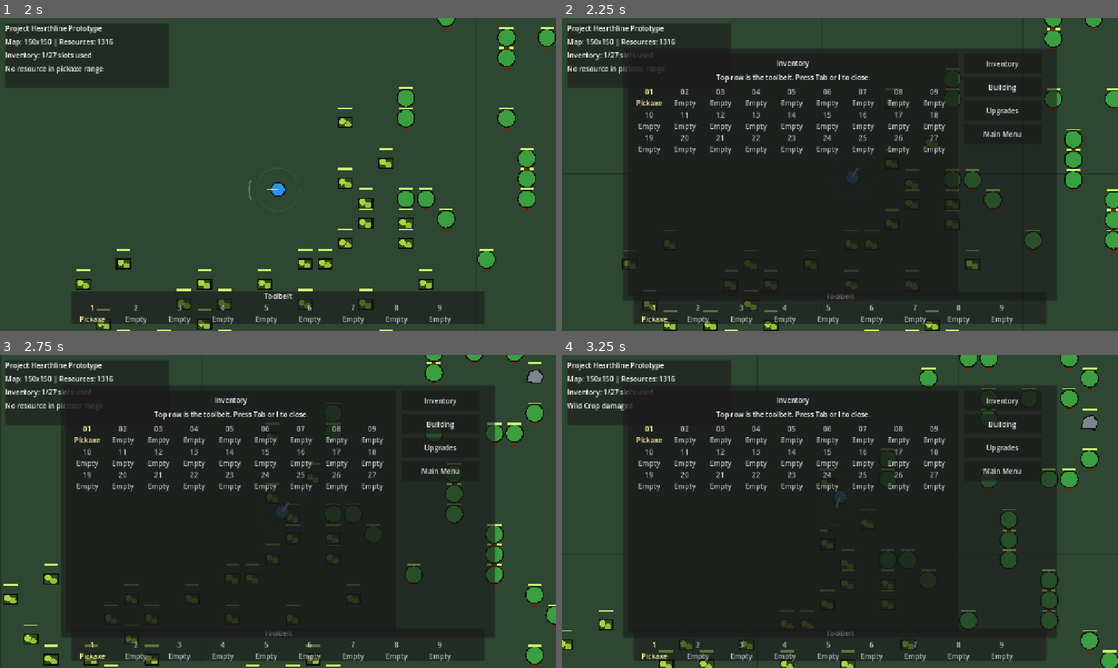
Above: before the commit, frames 1-4 (two rows, left to right).
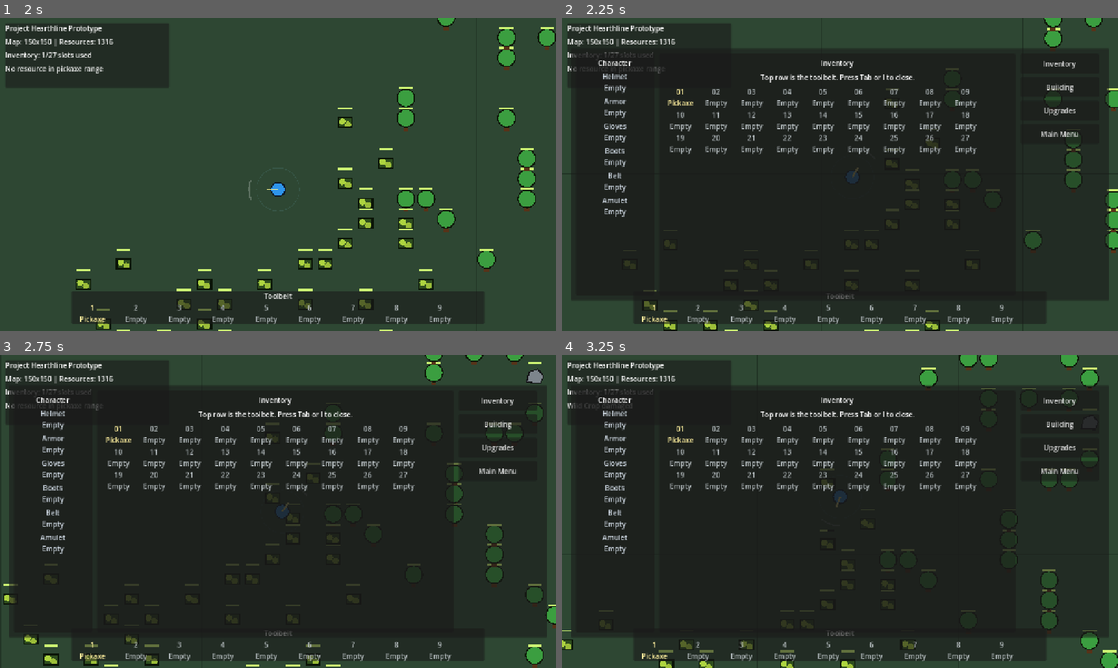
Above: after the commit, the same moments.

Repository: ProninNikita/game-idk
Game: Godot game, scene res://scenes/main/main.tscn
Two runs of this game, one before a commit and one after it. Both use one fixed random seed, a clock stepped at 60 frames per second and the inputs below.
Inputs (mouse positions are in pixels of both pictures, inside the frame that each line leads up to):
- Up to frame 1 (2 s): tap Enter at 0.5 s; move the mouse to (400, 158) at 0.52 s; hold D (move_right) 0.53-1.28 s; click (400, 158) at 0.6 s; move the mouse to (166, 190) at 1.27 s; hold S (move_down) from 1.28 s (still down); tap E (interact) at 1.35 s
- Up to frame 2 (2.25 s): move the mouse to (895, 105) at 2.02 s; release S (move_down) at 2.03 s; hold D (move_right) from 2.03 s (still down); tap I at 2.1 s
- Up to frame 3 (2.75 s): keep holding D (move_right)
- Up to frame 4 (3.25 s): move the mouse to (812, 574) at 2.77 s; release D (move_right) at 2.78 s; hold W (move_up) from 2.78 s (still down); click (812, 574) at 2.85 s

Frame 1 is identical in both runs. In frame 2, 17% of the frame differs, in the area x 1-99%, y 10-90%; in frame 3, 17%; in frame 4, 18%, in the area x 1-99%, y 9-91%.

Commit message:
Add building slots and equipment panel

Diff:
--- /dev/null
+++ b/scenes/buildings/forge.tscn
@@ -0,0 +1,14 @@
+[gd_scene load_steps=3 format=3]
+
+[ext_resource type="Script" path="res://scripts/buildings/building_instance.gd" id="1"]
+
+[sub_resource type="RectangleShape2D" id="RectangleShape2D_forge"]
+size = Vector2(64, 64)
+
+[node name="Forge" type="StaticBody2D"]
+collision_layer = 1
+collision_mask = 1
+script = ExtResource("1")
+
+[node name="CollisionShape2D" type="CollisionShape2D" parent="."]
+shape = SubResource("RectangleShape2D_forge")
--- /dev/null
+++ b/scenes/buildings/workbench.tscn
@@ -0,0 +1,14 @@
+[gd_scene load_steps=3 format=3]
+
+[ext_resource type="Script" path="res://scripts/buildings/building_instance.gd" id="1"]
+
+[sub_resource type="RectangleShape2D" id="RectangleShape2D_workbench"]
+size = Vector2(64, 64)
+
+[node name="Workbench" type="StaticBody2D"]
+collision_layer = 1
+collision_mask = 1
+script = ExtResource("1")
+
+[node name="CollisionShape2D" type="CollisionShape2D" parent="."]
+shape = SubResource("RectangleShape2D_workbench")
--- a/scripts/buildings/building_instance.gd
+++ b/scripts/buildings/building_instance.gd
@@ -59,3 +59,12 @@
 		draw_circle(Vector2.ZERO, 12.0, Color(0.95, 0.42, 0.16))
 		draw_circle(Vector2.ZERO, 7.0, Color(1.0, 0.78, 0.25))
 		draw_line(Vector2(-18.0, -18.0), Vector2(18.0, -18.0), Color(0.10, 0.09, 0.08), 3.0)
+	elif building_id == &"forge":
+		draw_rect(Rect2(Vector2(-18.0, -8.0), Vector2(36.0, 16.0)), Color(0.12, 0.12, 0.14), true)
+		draw_rect(Rect2(Vector2(-12.0, -16.0), Vector2(24.0, 8.0)), Color(0.70, 0.72, 0.76), true)
+		draw_circle(Vector2(0.0, 10.0), 6.0, Color(0.96, 0.48, 0.18))
+	elif building_id == &"workbench":
+		draw_rect(Rect2(Vector2(-22.0, -10.0), Vector2(44.0, 18.0)), Color(0.42, 0.24, 0.12), true)
+		draw_line(Vector2(-16.0, 10.0), Vector2(-16.0, 22.0), Color(0.16, 0.09, 0.04), 3.0)
+		draw_line(Vector2(16.0, 10.0), Vector2(16.0, 22.0), Color(0.16, 0.09, 0.04), 3.0)
+		draw_circle(Vector2(12.0, -2.0), 4.0, Color(0.72, 0.74, 0.78))
--- a/scripts/player/player_controller.gd
+++ b/scripts/player/player_controller.gd
@@ -20,6 +20,14 @@
 	&"furnace": {
 		&"stone": 2,
 		&"wood": 1,
+	},
+	&"forge": {
+		&"stone": 4,
+		&"ore": 2,
+	},
+	&"workbench": {
+		&"wood": 2,
+		&"stone": 1,
 	},
 }
 
@@ -158,7 +166,9 @@
 		_emit_temporary_hint("Cannot build there")
 		return
 
-	_emit_temporary_hint("Built Furnace")
+	var definition: Dictionary = world.call("get_building_definition", pending_building_id) as Dictionary
+	var display_name: String = String(definition.get("display_name", String(pending_building_id)))
+	_emit_temporary_hint("Built %s" % display_name)
 	pending_building_id = &""
 	queue_redraw()
 
--- a/scripts/ui/hud.gd
+++ b/scripts/ui/hud.gd
@@ -25,7 +25,7 @@
 	_build_inventory_window()
 
 
-func _unhandled_input(event: InputEvent) -> void:
+func _input(event: InputEvent) -> void:
 	if event.is_action_pressed("inventory"):
 		toggle_inventory_window()
 		get_viewport().set_input_as_handled()
@@ -149,9 +149,9 @@
 	_inventory_window.anchor_top = 0.5
 	_inventory_window.anchor_right = 0.5
 	_inventory_window.anchor_bottom = 0.5
-	_inventory_window.offset_left = -500.0
+	_inventory_window.offset_left = -620.0
 	_inventory_window.offset_top = -290.0
-	_inventory_window.offset_right = 500.0
+	_inventory_window.offset_right = 620.0
 	_inventory_window.offset_bottom = 290.0
 	add_child(_inventory_window)
 
@@ -166,8 +166,13 @@
 	root.add_theme_constant_override("separation", 12)
 	root_margin.add_child(root)
 
+	var equipment_frame: PanelContainer = PanelContainer.new()
+	equipment_frame.custom_minimum_size = Vector2(180.0, 520.0)
+	root.add_child(equipment_frame)
+	_build_equipment_panel(equipment_frame)
+
 	var content_frame: PanelContainer = PanelContainer.new()
-	content_frame.custom_minimum_size = Vector2(760.0, 520.0)
+	content_frame.custom_minimum_size = Vector2(820.0, 520.0)
 	root.add_child(content_frame)
 
 	var content_margin: MarginContainer = MarginContainer.new()
@@ -231,16 +236,83 @@
 	title.horizontal_alignment = HORIZONTAL_ALIGNMENT_CENTER
 	box.add_child(title)
 
-	var furnace_label: Label = Label.new()
-	furnace_label.text = "Furnace\nCost: 2 stone, 1 wood\nSize: 2x2"
-	furnace_label.horizontal_alignment = HORIZONTAL_ALIGNMENT_CENTER
-	box.add_child(furnace_label)
-
-	var furnace_button: Button = Button.new()
-	furnace_button.text = "Create Furnace"
-	furnace_button.pressed.connect(_request_furnace)
-	box.add_child(furnace_button)
+	var help: Label = Label.new()
+	help.text = "Choose a building, then place it near the player."
+	help.horizontal_alignment = HORIZONTAL_ALIGNMENT_CENTER
+	box.add_child(help)
+
+	var building_grid: GridContainer = GridContainer.new()
+	building_grid.columns = 3
+	box.add_child(building_grid)
+
+	_add_building_slot(building_grid, &"furnace", "Furnace", "Cost: 2 stone, 1 wood\nSize: 2x2")
+	_add_building_slot(building_grid, &"forge", "Forge", "Cost: 4 stone, 2 ore\nSize: 2x2")
+	_add_building_slot(building_grid, &"workbench", "Workbench", "Cost: 2 wood, 1 stone\nSize: 2x2")
 	return box
+
+
+func _build_equipment_panel(parent: PanelContainer) -> void:
+	var margin: MarginContainer = MarginContainer.new()
+	margin.add_theme_constant_override("margin_left", 10)
+	margin.add_theme_constant_override("margin_top", 10)
+	margin.add_theme_constant_override("margin_right", 10)
+	margin.add_theme_constant_override("margin_bottom", 10)
+	parent.add_child(margin)
+
+	var box: VBoxContainer = VBoxContainer.new()
+	box.add_theme_constant_override("separation", 8)
+	margin.add_child(box)
+
+	var title: Label = Label.new()
+	title.text = "Character"
+	title.horizontal_alignment = HORIZONTAL_ALIGNMENT_CENTER
+	box.add_child(title)
+
+	_add_equipment_slot(box, "Helmet")
+	_add_equipment_slot(box, "Armor")
+	_add_equipment_slot(box, "Gloves")
+	_add_equipment_slot(box, "Boots")
+	_add_equipment_slot(box, "Belt")
+	_add_equipment_slot(box, "Amulet")
+
+
+func _add_equipment_slot(parent: VBoxContainer, slot_name: String) -> void:
+	var label: Label = Label.new()
+	label.custom_minimum_size = Vector2(150.0, 42.0)
+	label.horizontal_alignment = HORIZONTAL_ALIGNMENT_CENTER
+	label.vertical_alignment = VERTICAL_ALIGNMENT_CENTER
+	label.text = "%s\nEmpty" % slot_name
+	label.modulate = Color(0.82, 0.86, 0.90)
+	parent.add_child(label)
+
+
+func _add_building_slot(parent: GridContainer, building_id: StringName, title: String, details: String) -> void:
+	var slot: VBoxContainer = VBoxContainer.new()
+	slot.custom_minimum_size = Vector2(240.0, 150.0)
+	slot.add_theme_constant_override("separation", 6)
+	parent.add_child(slot)
+
+	var name_label: Label = Label.new()
+	name_label.text = title
+	name_label.horizontal_alignment = HORIZONTAL_ALIGNMENT_CENTER
+	slot.add_child(name_label)
+
+	var details_label: Label = Label.new()
+	details_label.text = details
+	details_label.horizontal_alignment = HORIZONTAL_ALIGNMENT_CENTER
+	details_label.autowrap_mode = TextServer.AUTOWRAP_WORD_SMART
+	slot.add_child(details_label)
+
+	var button: Button = Button.new()
+	button.text = "Create"
+	button.pressed.connect(Callable(self, "_request_building").bind(building_id))
+	slot.add_child(button)
+
+
+func _request_building(building_id: StringName) -> void:
+	build_requested.emit(building_id)
+	if _inventory_window != null:
+		_inventory_window.visible = false
 
 
 func _build_placeholder_content(title_text: String, body_text: String) -> VBoxContainer:
@@ -279,12 +351,6 @@
 		_main_menu_content.visible = category_id == &"main_menu"
 
 
-func _request_furnace() -> void:
-	build_requested.emit(&"furnace")
-	if _inventory_window != null:
-		_inventory_window.visible = false
-
-
 func _update_toolbelt(slots: Array) -> void:
 	if _toolbelt_grid == null:
 		return
--- a/scripts/world/world.gd
+++ b/scripts/world/world.gd
@@ -4,6 +4,8 @@
 const RESOURCE_NODE_SCENE: PackedScene = preload("res://scenes/world/resource_node.tscn")
 const GROUND_ITEM_SCENE: PackedScene = preload("res://scenes/world/ground_item.tscn")
 const FURNACE_SCENE: PackedScene = preload("res://scenes/buildings/furnace.tscn")
+const FORGE_SCENE: PackedScene = preload("res://scenes/buildings/forge.tscn")
+const WORKBENCH_SCENE: PackedScene = preload("res://scenes/buildings/workbench.tscn")
 
 const RESOURCE_DEFS: Dictionary = {
 	&"tree": {
@@ -46,6 +48,18 @@
 		"footprint": Vector2i(2, 2),
 		"scene": FURNACE_SCENE,
 		"color": Color(0.48, 0.42, 0.36),
+	},
+	&"forge": {
+		"display_name": "Forge",
+		"footprint": Vector2i(2, 2),
+		"scene": FORGE_SCENE,
+		"color": Color(0.36, 0.38, 0.42),
+	},
+	&"workbench": {
+		"display_name": "Workbench",
+		"footprint": Vector2i(2, 2),
+		"scene": WORKBENCH_SCENE,
+		"color": Color(0.48, 0.31, 0.17),
 	},
 }
 
Not shown, added: scripts/buildings/building_instance.gd.uid
Not shown, changed: CHANGELOG.md
Not shown, changed: README.md
Not shown, changed: TODO.md
Not shown, changed: docs/03-systems-design.md
Not shown, changed: docs/04-technical-design.md
Not shown, changed: docs/07-ui-ux.md
